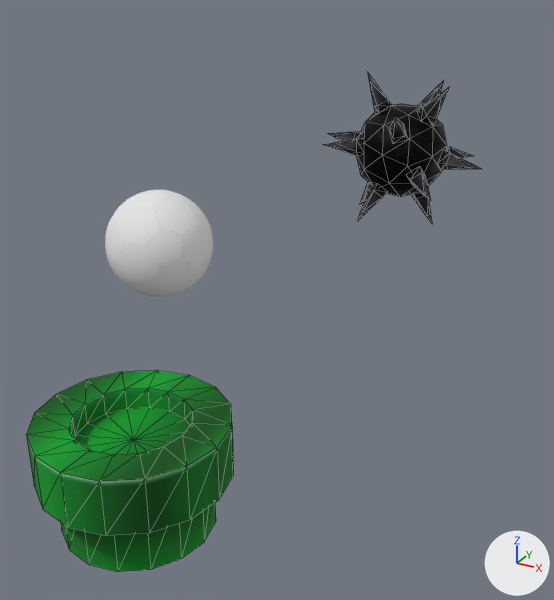
The glTF model public/models/gltfScene/scene.gltf, before and after one commit.
The view is the same before and after, from a 50 mm camera at (10.83, -12.48, 13.31) aimed at (4.17, -0.37, 7.25). The axes (+X, +Y, +Z) are drawn at lower right. The lights are the same throughout. Mesh edges are drawn as thin lines on the coarser meshes. Where no turn or scale is listed for an object, it has been applied to the vertices.

The first picture shows 'baller', 'pipe', 'spikey'.
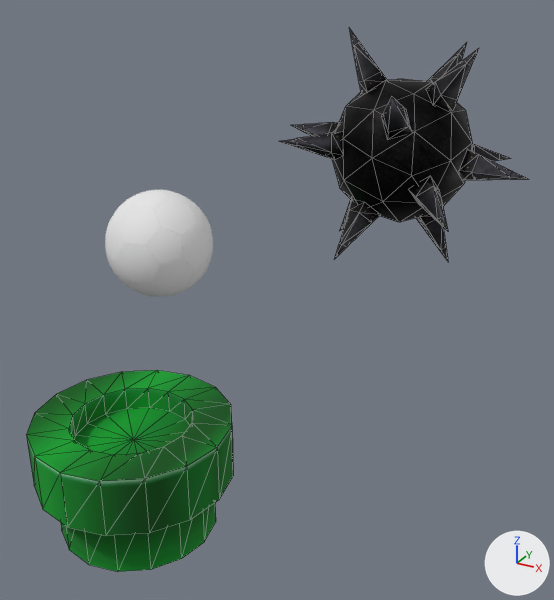
Location of each change, [x1, y1, x2, y2] in pixels of the pictures (554 x 600 px):
```json
{"object": "spikey", "change": "rescaled", "before": [323, 72, 482, 223], "after": [280, 28, 528, 261], "on screen": "56% wider, 54% taller"}
```

Edits to the scene script, one JSON object a line:
```json
{"op": "set", "path": "ob_spikey.scale", "old": "(1.3, 1.3, 1.3)", "new": "(2.0, 2.0, 2.0)"}
```
